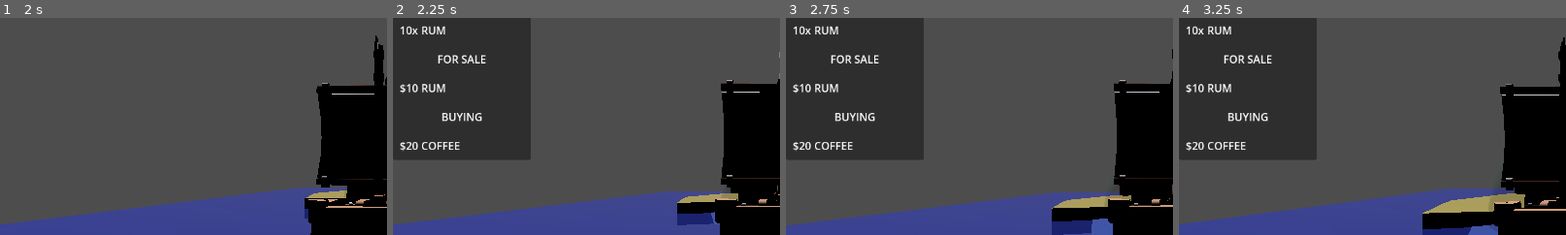
Above: before the commit, frames 1-4 (left to right).
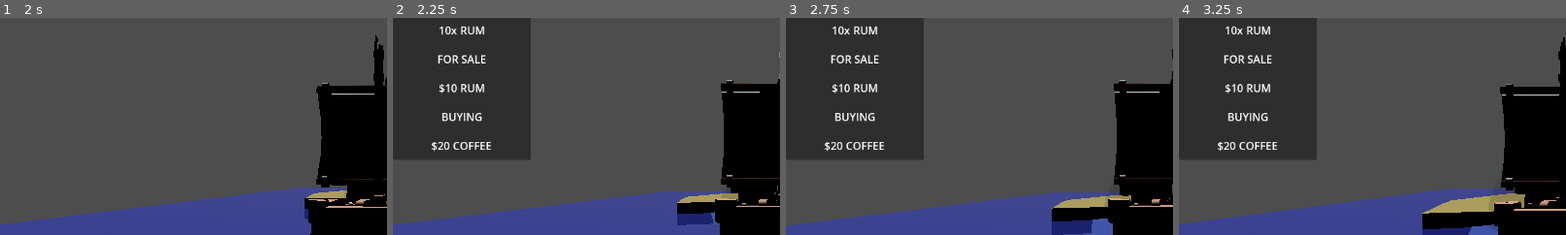
Above: after the commit, the same moments.

Repository: josephshell/UnnamedSailingGame
Game: Godot game, scene res://scenes/Main.tscn
Two runs of this game, one before a commit and one after it. Both use one fixed random seed, a clock stepped at 60 frames per second and the inputs below.
Inputs (mouse positions are % of the whole screen's width and height, from its top left):
- Up to frame 1 (2 s): move the mouse to (55, 50) at 0.52 s; hold E (interact) 0.53-1.28 s; hold W (move_forward) from 0.53 s (still down); tap Space (jump) at 0.77, 1.52 s; move the mouse to (45, 50) at 1.27 s; tap E (interact) at 1.35 s
- Up to frame 2 (2.25 s): keep holding W (move_forward); move the mouse to (52, 48) at 2.02 s; hold E (interact) from 2.03 s (still down)
- Up to frame 3 (2.75 s): keep holding W (move_forward); keep holding E (interact)
- Up to frame 4 (3.25 s): keep holding W (move_forward); move the mouse to (49, 52) at 2.77 s; release E (interact) at 2.78 s; tap E (interact) at 2.85 s; tap Space (jump) at 3.02 s
The pictures show only the part of the screen within x 0-50%, y 14-64%; the shares and areas given below are measured in that part.

Frame 1 is identical in both runs. In frame 2, 1.5% of the frame differs, in the area x 1-26%, y 3-62%; in frame 3, 1.5%; in frame 4, 1.5%.

Commit message:
Centered items on shop UI

Diff:
--- a/scenes/trade/shop_ui.gd
+++ b/scenes/trade/shop_ui.gd
@@ -18,7 +18,7 @@
 		buy_items.remove_child(child)
 		child.queue_free()
 	for item in trade_inventory.inventory:
-		var h_box_container: HBoxContainer = HBoxContainer.new()
+		var h_box_container: HBoxContainer = _new_centered_h_box_container()
 		var quantity_label = Label.new()
 		quantity_label.text = "%dx" % trade_inventory.inventory[item]
 		var name_label = Label.new()
@@ -31,7 +31,7 @@
 		var price = trade_inventory.willing_to_sell[item]
 		if price == TradeInventory.NOT_AVAILABLE:
 			continue
-		var h_box_container: HBoxContainer = HBoxContainer.new()
+		var h_box_container: HBoxContainer = _new_centered_h_box_container()
 		var item_price_label = Label.new()
 		item_price_label.text = "$%d" % price
 		var name_label = Label.new()
@@ -45,7 +45,7 @@
 		var price = trade_inventory.willing_to_buy[item]
 		if price == TradeInventory.NOT_AVAILABLE:
 			continue
-		var h_box_container: HBoxContainer = HBoxContainer.new()
+		var h_box_container: HBoxContainer = _new_centered_h_box_container()
 		var item_price_label = Label.new()
 		item_price_label.text = "$%d" % price
 		var name_label = Label.new()
@@ -53,3 +53,8 @@
 		h_box_container.add_child(item_price_label)
 		h_box_container.add_child(name_label)
 		buy_items.add_child(h_box_container)
+
+func _new_centered_h_box_container() -> HBoxContainer:
+	var container = HBoxContainer.new()
+	container.size_flags_horizontal = Control.SIZE_SHRINK_CENTER
+	return container
--- a/scenes/trade/shop_ui.tscn
+++ b/scenes/trade/shop_ui.tscn
@@ -1,6 +1,6 @@
 [gd_scene format=3 uid="uid://b665daxdyt8i5"]
 
-[ext_resource type="Script" uid="uid://d0x8exdetqm1e" path="res://buoyancy/trade/shop_ui.gd" id="1_slvno"]
+[ext_resource type="Script" uid="uid://d0x8exdetqm1e" path="res://scenes/trade/shop_ui.gd" id="1_slvno"]
 
 [node name="ShopUI" type="CanvasLayer" unique_id=2123106438]
 script = ExtResource("1_slvno")
